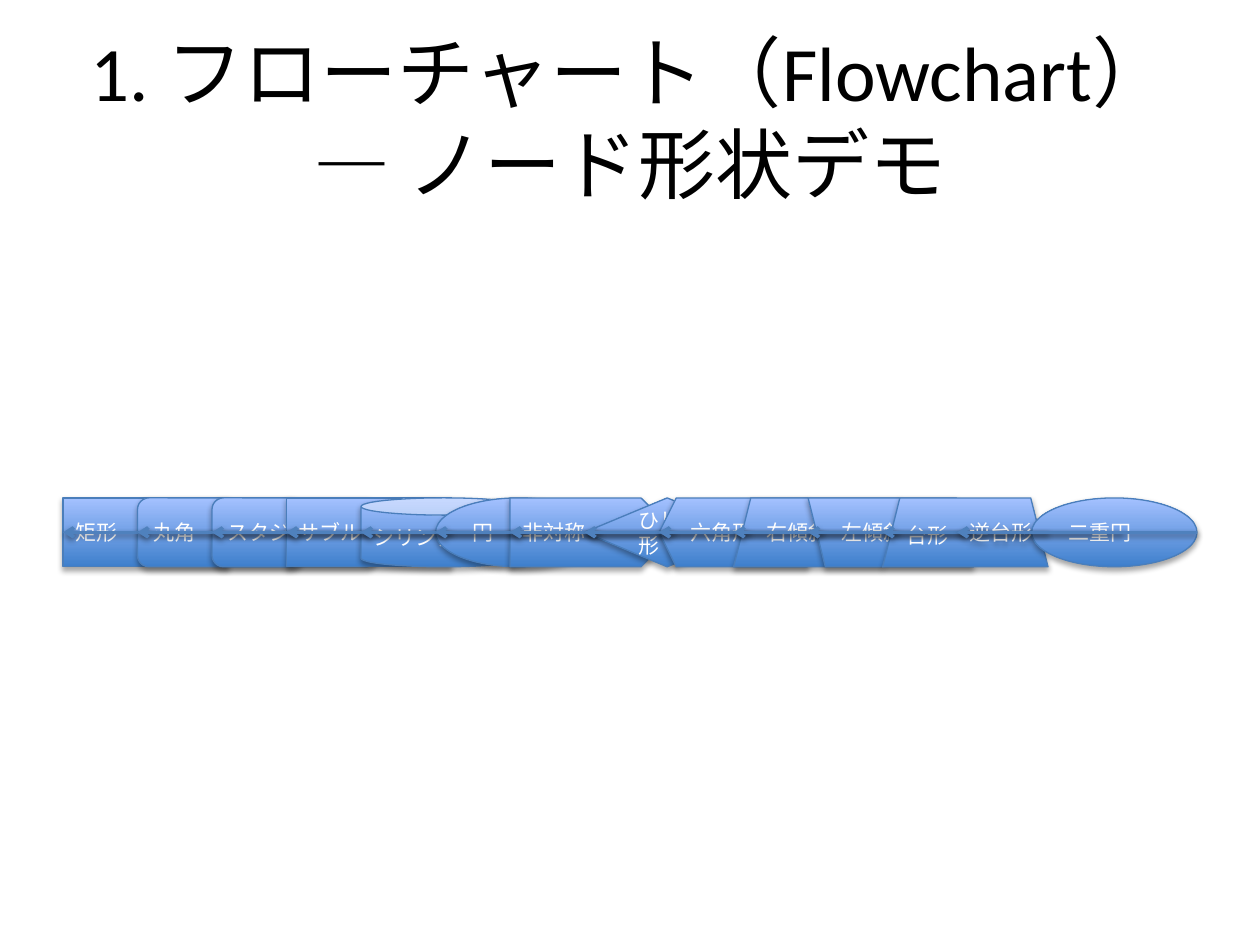
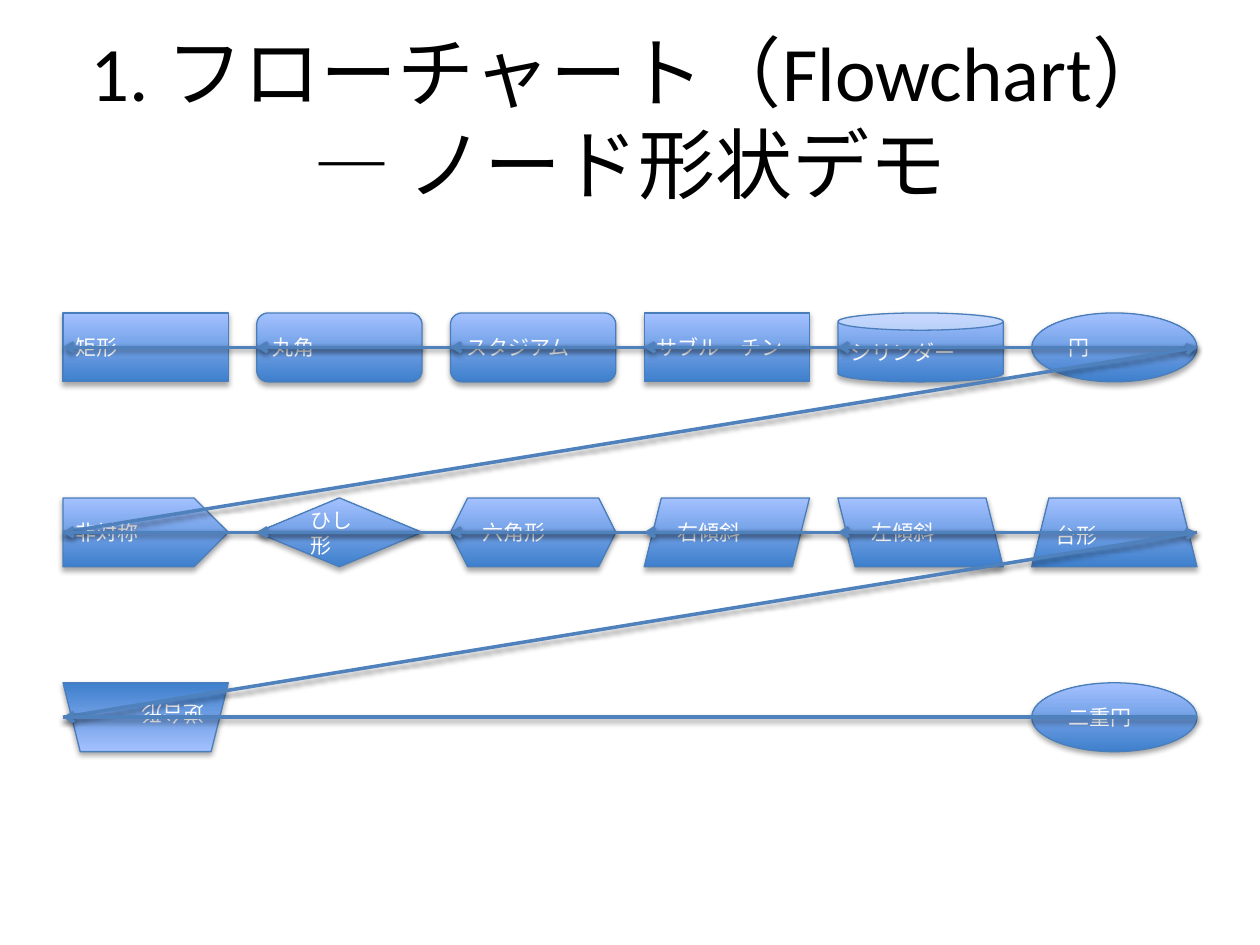
Before and after one commit to notfolder/qmd_to_pptx, a slide deck: slide 13 of demo_full.pptx. Drawn at 1260x945 pixels with LibreOffice and Linux fonts; fonts in the diff are those of the drawing. Boxes give left, top, right and bottom in pixels: in the first picture for what was removed or moved away, otherwise in the second. Text is boxed around its words. In the diff, an @@ line names an element or a change of style, - is before the commit and + after.

Commit message:
フローチャートレンダラーにキャンバスサイズに基づく自動折り返し機能を追加し、関連するテストを実装

```diff
--- a/demo_full.pptx
+++ b/demo_full.pptx
@@ rectangle "矩形": place and size @@
-rectangle "矩形" at (63,498,228,567)
+rectangle "矩形" at (63,312,228,382)
@@ rounded rectangle "丸角": place and size @@
-rounded rectangle "丸角" at (137,498,302,567)
+rounded rectangle "丸角" at (257,312,422,382)
@@ rounded rectangle "スタジアム": place and size @@
-rounded rectangle "スタジアム" at (212,498,377,567)
+rounded rectangle "スタジアム" at (451,312,616,382)
@@ rectangle "サブルーチン": place and size @@
-rectangle "サブルーチン" at (286,498,451,567)
+rectangle "サブルーチン" at (644,312,809,382)
@@ cylinder "シリンダー": place and size @@
-cylinder "シリンダー" at (362,498,527,567)
+cylinder "シリンダー" at (838,312,1003,382)
@@ ellipse "円": place and size @@
-ellipse "円" at (436,498,601,567)
+ellipse "円" at (1032,312,1197,382)
@@ arrow moved from (63, 532) - (302, 532) to (63, 348) - (422, 348) @@
@@ arrow moved from (436, 532) - (675, 532) to (1197, 348) - (63, 532) @@
@@ arrow moved from (137, 532) - (378, 532) to (257, 348) - (616, 348) @@
@@ arrow moved from (212, 532) - (452, 532) to (451, 348) - (809, 348) @@
@@ arrow moved from (286, 532) - (527, 532) to (644, 348) - (1003, 348) @@
@@ arrow moved from (362, 532) - (601, 532) to (838, 348) - (1197, 348) @@
@@ pentagon arrow "非対称": place and size @@
-pentagon arrow "非対称" at (510,498,675,567)
+pentagon arrow "非対称" at (63,498,228,567)
@@ diamond "ひし形": place and size @@
-diamond "ひし形" at (585,498,750,567)
+diamond "ひし形" at (257,498,422,567)
@@ hexagon "六角形": place and size @@
-hexagon "六角形" at (659,498,824,567)
+hexagon "六角形" at (451,498,616,567)
@@ parallelogram "右傾斜": place and size @@
-parallelogram "右傾斜" at (733,498,898,567)
+parallelogram "右傾斜" at (644,498,809,567)
@@ parallelogram "左傾斜": place and size @@
-parallelogram "左傾斜" at (808,498,973,567)
+parallelogram "左傾斜" at (838,498,1003,567)
@@ trapezoid "台形": place and size @@
-trapezoid "台形" at (882,498,1047,567)
+trapezoid "台形" at (1032,498,1197,567)
@@ arrow moved from (510, 532) - (750, 532) to (63, 532) - (422, 532) @@
@@ arrow moved from (882, 532) - (1123, 532) to (1197, 532) - (63, 717) @@
@@ arrow moved from (585, 532) - (824, 532) to (257, 532) - (616, 532) @@
@@ arrow moved from (659, 532) - (898, 532) to (451, 532) - (809, 532) @@
@@ arrow moved from (733, 532) - (974, 532) to (644, 532) - (1003, 532) @@
@@ arrow moved from (808, 532) - (1048, 532) to (838, 532) - (1197, 532) @@
@@ trapezoid "逆台形": place and size @@
-trapezoid "逆台形" at (958,498,1123,567)
+trapezoid "逆台形" at (63,683,228,752)
@@ trapezoid "逆台形" at (63,683,228,752): inverted trapezoid to trapezoid; mirrored @@
@@ ellipse "二重円": place and size @@
-ellipse "二重円" at (1032,498,1197,567)
+ellipse "二重円" at (1032,683,1197,752)
@@ arrow moved from (958, 532) - (1197, 532) to (63, 717) - (1197, 717) @@
```
Also in this commit, not shown: 1 other slide changed, 1 slide added, 3 other files.
